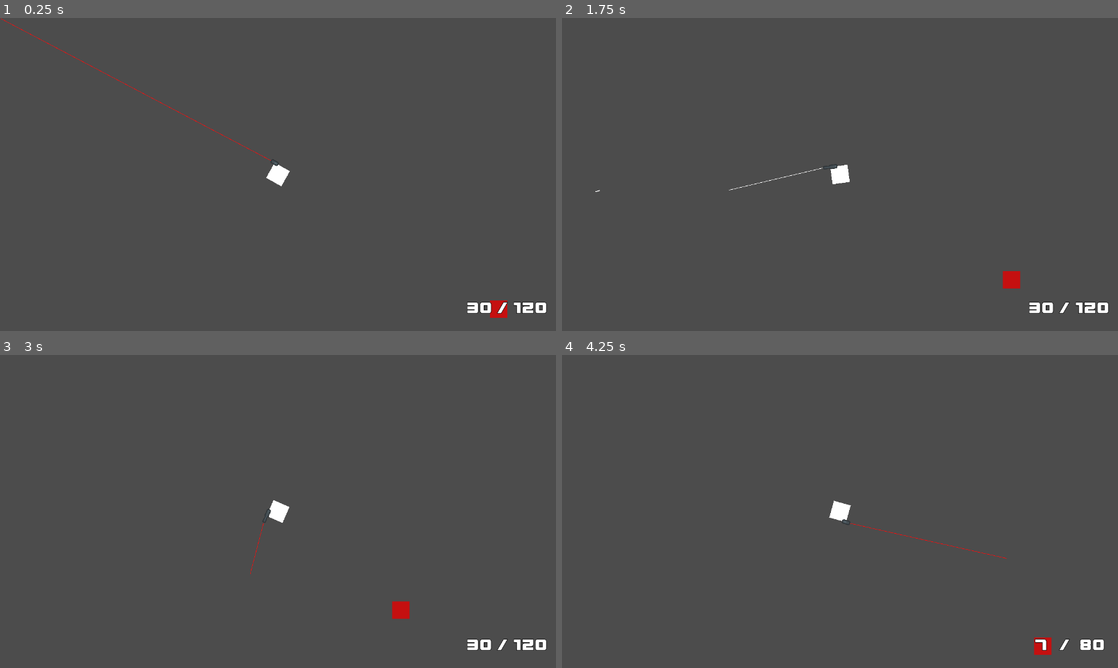
Above: before the commit, frames 1-4 (two rows, left to right).
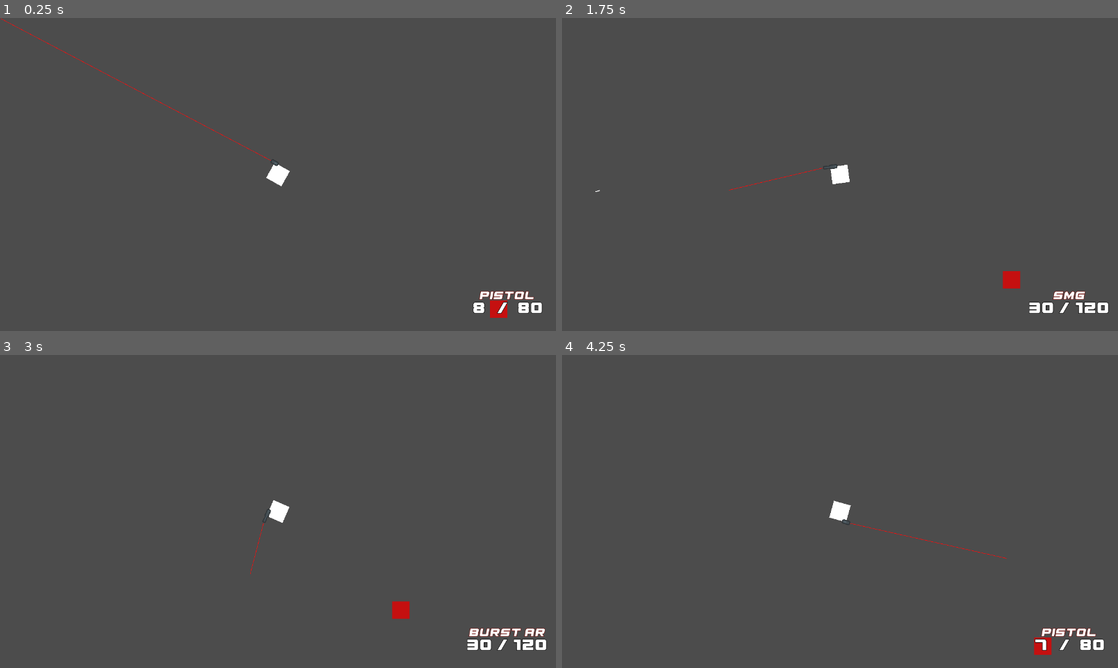
Above: after the commit, the same moments.

Repository: Eniiqz/CubeZ
Game: Godot game, scene res://World/World.tscn
The game is run twice, just before and just after one commit, with the same random seed, the same clock (stepped at 60 frames per second) and the same inputs.
Inputs (mouse positions are in pixels of both pictures, inside the frame that each line leads up to):
- Up to frame 1 (0.25 s): no input
- Up to frame 2 (1.75 s): tap Enter at 0.5 s; move the mouse to (962, 158) at 0.52 s; press the mouse at (962, 158) at 0.53 s; hold D (move_right) 0.53-1.28 s; tap 1 (weapon_slot_1) at 0.8, 1.35 s; move the mouse to (728, 190) at 1.27 s; release the mouse at (728, 190) at 1.28 s; hold S (move_down) from 1.28 s (still down); tap 2 (weapon_slot_2) at 1.55 s
- Up to frame 3 (3 s): move the mouse to (333, 442) at 2.02 s; release S (move_down) at 2.03 s; hold D (move_right) 2.03-2.78 s; hold 3 (weapon_slot_3) 2.03-2.78 s; tap 2 (weapon_slot_2) at 2.1 s; move the mouse to (250, 574) at 2.77 s; hold W (move_up) from 2.78 s (still down); tap 3 (weapon_slot_3) at 2.85 s
- Up to frame 4 (4.25 s): click (812, 574) at 3.05 s; move the mouse to (1006, 558) at 3.52 s; release W (move_up) at 3.53 s; hold A (move_left) from 3.53 s (still down); hold Shift (move_sprint) from 3.53 s (still down); tap 1 (weapon_slot_1) at 3.8 s; tap R (weapon_reload) at 4.15 s

The runs differ from the first frame. In frame 1, 0.4% of the frame differs, in the area x 84-99%, y 87-95%; in frame 2, 0.2%; in frame 3, 0.3%; in frame 4, 0.2%.

Commit message:
Fixed HUD, added Weapon to HUD, various reloading changes and fixes

Diff:
--- a/Player/Player.gd
+++ b/Player/Player.gd
@@ -35,6 +35,7 @@
 	PlayerHUD = HUD.instance()
 	PlayerHUD.set_player(self)
 	get_parent().add_child(PlayerHUD)
+	GlobalSignal.emit_signal("player_ready", self)
 
 var velocity = Vector2()
 
@@ -56,6 +57,7 @@
 		GlobalSignal.emit_signal("health_changed", self, health)
 	if health <= 0:
 		dead()
+
 func _physics_process(delta):
 	velocity = Vector2()
 	if can_move:
--- a/Player/Player.tscn
+++ b/Player/Player.tscn
@@ -37,16 +37,16 @@
 [node name="WeaponEnd" parent="WeaponManager/Pistol" index="2"]
 position = Vector2( 9.5, 0 )
 
+[node name="Line2D" parent="WeaponManager/Pistol" index="3"]
+default_color = Color( 0.996078, 0.0509804, 0.0509804, 1 )
+
 [node name="SMG" parent="WeaponManager" instance=ExtResource( 5 )]
 fire_rate = 800
 max_range = 1500
-bullet_velocity = 750
+bullet_velocity = 1540
 
 [node name="Line2D" parent="WeaponManager/SMG" index="3"]
-default_color = Color( 1, 1, 1, 1 )
-
-[node name="Reload" parent="WeaponManager/SMG" index="4"]
-one_shot = false
+default_color = Color( 0.996078, 0.0509804, 0.0509804, 1 )
 
 [node name="Burst AR" parent="WeaponManager" instance=ExtResource( 6 )]
 default_ammo_in_mag = 30
@@ -56,7 +56,7 @@
 damage = 19
 max_range = 2500
 reload_time = 4.3
-bullet_velocity = 500
+bullet_velocity = 2500
 shots_in_burst = 3
 
 [node name="MeshInstance2D" type="MeshInstance2D" parent="."]
--- a/User Interface/HUD.gd
+++ b/User Interface/HUD.gd
@@ -2,9 +2,10 @@
 
 onready var Ammo = get_node("Ammo")
 onready var ReserveAmmo = get_node("Reserve")
+onready var Weapon = get_node("Weapon")
 
 var Player
-var Weapon
+var CurrentWeapon
 
 func _ready():
 	GlobalSignal.connect("weapon_ammo_changed", self, "on_weapon_ammo_changed")
@@ -16,20 +17,25 @@
 		Player = new_player
 
 func on_weapon_reloaded(weapon):
-	update_hud("Ammo", weapon.current_ammo_in_mag)
-	update_hud("Reserve", weapon.current_ammo_reserve)
+	print(weapon, " reloaded")
+	if weapon == CurrentWeapon:
+		update_hud("Ammo", weapon.current_ammo_in_mag)
+		update_hud("Reserve", weapon.current_ammo_reserve)
 
 func on_weapon_changed(previous_weapon, new_weapon):
+	print(previous_weapon, Weapon)
+	CurrentWeapon = new_weapon
+	Weapon.text = CurrentWeapon.name
 	print("weapon changed to: ", new_weapon.name)
 	update_hud("Ammo", new_weapon.current_ammo_in_mag)
 	update_hud("Reserve", new_weapon.current_ammo_reserve)
 
 func on_weapon_ammo_changed(weapon, new_ammo, new_reserve):
-	update_hud("Ammo", new_ammo)
-	update_hud("Reserve", new_reserve)
+	if weapon == CurrentWeapon:
+		update_hud("Ammo", new_ammo)
+		update_hud("Reserve", new_reserve)
 
 func update_hud(node_name: String, new_value):
-	print("called to update")
 	var node = get_node_or_null(node_name)
 	if node != null:
 		node.text = String(new_value)
--- a/User Interface/HUD.tscn
+++ b/User Interface/HUD.tscn
@@ -1,16 +1,28 @@
-[gd_scene load_steps=3 format=2]
+[gd_scene load_steps=5 format=2]
 
 [ext_resource path="res://User Interface/custom_font.tres" type="DynamicFont" id=1]
 [ext_resource path="res://User Interface/HUD.gd" type="Script" id=2]
+[ext_resource path="res://italic_font.tres" type="DynamicFontData" id=3]
+
+[sub_resource type="DynamicFont" id=1]
+size = 32
+outline_size = 1
+outline_color = Color( 0.423529, 0.0509804, 0.0352941, 1 )
+use_filter = true
+font_data = ExtResource( 3 )
 
 [node name="HUD" type="CanvasLayer"]
 script = ExtResource( 2 )
 
 [node name="Ammo" type="Label" parent="."]
-margin_left = 1072.98
-margin_top = 642.727
-margin_right = 1131.98
-margin_bottom = 687.727
+anchor_left = 0.861
+anchor_top = 0.924
+anchor_right = 0.861
+anchor_bottom = 0.924
+margin_left = -29.1001
+margin_top = -22.553
+margin_right = 29.8999
+margin_bottom = 22.447
 custom_fonts/font = ExtResource( 1 )
 text = "30"
 align = 1
@@ -20,10 +32,14 @@
 }
 
 [node name="Slash" type="Label" parent="."]
-margin_left = 1142.52
-margin_top = 642.727
-margin_right = 1169.52
-margin_bottom = 687.727
+anchor_left = 0.903
+anchor_top = 0.924
+anchor_right = 0.903
+anchor_bottom = 0.924
+margin_left = -13.3201
+margin_top = -22.553
+margin_right = 13.6799
+margin_bottom = 22.447
 custom_fonts/font = ExtResource( 1 )
 text = "/"
 align = 1
@@ -32,11 +48,32 @@
 "_edit_use_anchors_": false
 }
 
+[node name="Weapon" type="Label" parent="."]
+anchor_left = 0.911
+anchor_top = 0.885
+anchor_right = 0.911
+anchor_bottom = 0.885
+margin_left = -90.0801
+margin_top = -16.2
+margin_right = 90.9199
+margin_bottom = 16.8
+custom_fonts/font = SubResource( 1 )
+text = "None"
+align = 1
+valign = 1
+__meta__ = {
+"_edit_use_anchors_": false
+}
+
 [node name="Reserve" type="Label" parent="."]
-margin_left = 1181.41
-margin_top = 642.727
-margin_right = 1259.41
-margin_bottom = 687.727
+anchor_left = 0.953
+anchor_top = 0.924
+anchor_right = 0.953
+anchor_bottom = 0.924
+margin_left = -38.4301
+margin_top = -22.553
+margin_right = 39.5699
+margin_bottom = 22.447
 custom_fonts/font = ExtResource( 1 )
 text = "120"
 align = 1
--- a/Weapons/Weapon.gd
+++ b/Weapons/Weapon.gd
@@ -24,9 +24,12 @@
 export (int) onready var bullet_velocity
 
 export (bool) var can_shoot = false
+export (bool) var auto_reload = true
+
 
 export (bool) var is_shotgun = false
 export (bool) var is_equipped = false
+export (bool) var is_reloading = false
 
 export (int) var shots_in_burst
 export (float) var shot_delay
@@ -58,12 +61,15 @@
 	if current_ammo_reserve != original_reserve:
 		GlobalSignal.emit_signal("weapon_ammo_changed", current_ammo_in_mag, current_ammo_reserve)
 		GlobalSignal.emit_signal("weapon_reloaded", self)
+	is_reloading = false
+
 func reload():
 	if current_ammo_in_mag < default_ammo_in_mag:
+		is_reloading = true
 		ReloadTimer.start(reload_time)
 
 func shoot():
-	if can_shoot and current_ammo_in_mag > 0 and ShootCooldown.is_stopped():
+	if can_shoot and not is_reloading and current_ammo_in_mag > 0 and ShootCooldown.is_stopped():
 		ShootCooldown.start(shot_delay)
 		current_ammo_in_mag -= 1
 		GlobalSignal.emit_signal("weapon_fired", self)
--- a/Weapons/WeaponManager.gd
+++ b/Weapons/WeaponManager.gd
@@ -8,6 +8,7 @@
 export (PackedScene) var Bullet = preload("res://Bullet/Bullet.tscn")
 
 func _ready():
+	yield(GlobalSignal, "player_ready")
 	GlobalSignal.connect("weapon_fired", self, "on_weapon_fired")
 	weapons = get_children()
 	for weapon in weapons:
@@ -18,6 +19,9 @@
 
 
 func switch_weapon(new_weapon):
+	if current_weapon != null and current_weapon.is_reloading:
+		current_weapon.ReloadTimer.stop()
+		current_weapon.is_reloading = false
 	var previous_weapon = current_weapon
 	if new_weapon != previous_weapon:
 		if previous_weapon != null:
@@ -46,8 +50,8 @@
 func on_weapon_fired(weapon):
 	if weapon == current_weapon:
 		_create_bullet()
-		if weapon.current_ammo_in_mag == 0:
-			weapon.reload()
+		if current_weapon.current_ammo_in_mag == 0 and current_weapon.auto_reload:
+			current_weapon.reload()
 
 func _process(delta):
 	if current_weapon != null:
--- a/World/GlobalSignal.gd
+++ b/World/GlobalSignal.gd
@@ -5,6 +5,7 @@
 signal weapon_out_of_ammo(weapon)
 signal weapon_changed(previous_weapon, new_weapon)
 signal weapon_ammo_changed(weapon, new_ammo, new_reserve)
+signal player_ready(player)
 
 signal health_changed(object, new_health)
 signal on_death(object)
--- /dev/null
+++ b/italic_font.tres
@@ -0,0 +1,4 @@
+[gd_resource type="DynamicFontData" format=2]
+
+[resource]
+font_path = "res://User Interface/ExcludedItalic.ttf"
